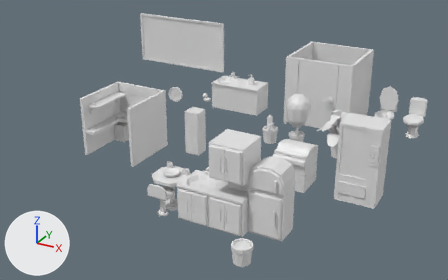
The Blender file Assets/Blender/Office Game Props.blend: old version first, new version second.
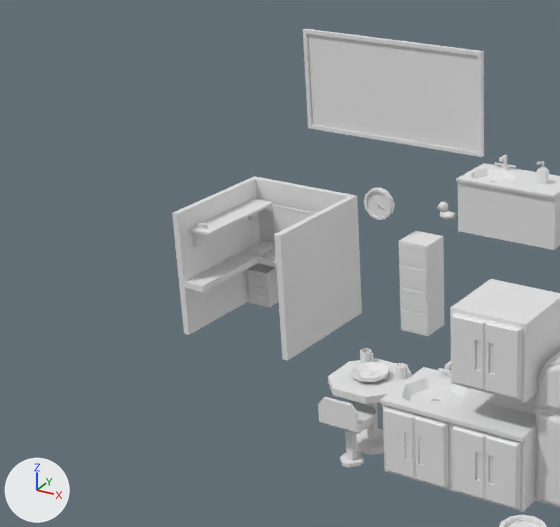
Each version appears first whole from a 50 mm camera at (7.6, -22.9, 17.7) aimed at (-10.9, 10.7, 0.9), and next in a close-up on the part from 0% to 58% of the width and 0% to 87% of the height. The axes (+X, +Y, +Z) are drawn at lower left. The lights are the same throughout.

Objects in the first close-up: 'Bathroom_Counter', 'Bathroom_Mirror', 'Bathroom_Sink', 'Breakroom_Cabinet', 'Breakroom_Counter', 'Breakroom_Fridge', 'Breakroom_Seat', 'Breakroom_Sink', 'Breakroom_Table', 'Computer_Monitor', 'Computer_Tower', 'Cubicle', 'Large_Cabinet_Closed', 'Paper_Pile', 'Shelf', 'Stapler'.
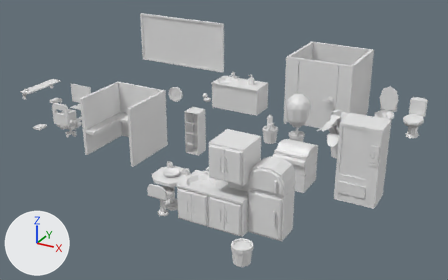
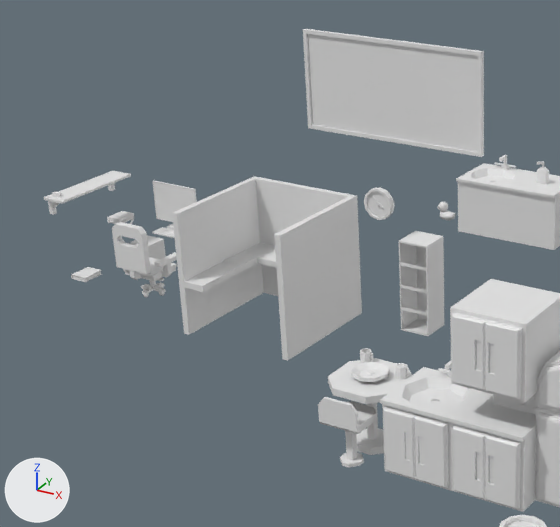
Commit message: few more props

Where the newer file only moved an object's origin or applied its transform, the numbers keep the older frame.

The change in detail:
me_cube_014 is used by ob_large_cabinet_closed; location (-12.7, 10.0, 0.0).
me_cube_014 had 84 vertices, 82 faces and spanned x -0.5..0.5, y -0.52..0.5, z 0.0..3.0.
me_cube_014 now has 36 vertices, 30 faces and spans x -0.5..0.5, y -0.5..0.5, z 0.0..3.0.
Part 1, on me_cube_014:
48 vertices are removed from x -0.46..0.46, y -0.52..-0.5, z 0.06..2.94.
52 faces are deleted.
Mesh me_cube_027 is new.
It has 258 vertices, 211 faces and spans x -0.94..0.94, y -0.92..0.54, z 0.0..2.68.
Mesh me_cube_028 is new.
It has 32 vertices, 30 faces and spans x -0.8..0.8, y -1.0..1.0, z 0.0..0.4.
Object 'Computer_Keyboard' (ob_computer_keyboard) moves from (-17.0, 9.0, 1.8) to (-22.0, 9.0, 1.8).
Object 'Computer_Monitor' (ob_computer_monitor) moves from (-17.0, 9.5, 1.8) to (-22.0, 9.5, 1.8).
Object 'Computer_Tower' (ob_computer_tower) moves from (-18.3, 9.3, 0.0) to (-23.3, 9.3, 0.0).
Object 'Paper_Pile' (ob_paper_pile) moves from (-18.3, 9.2, 1.8) to (-24.3, 9.2, 1.8).
Object 'Stapler' (ob_stapler) moves from (-18.6, 6.7, 3.4) to (-24.6, 6.7, 3.4).
Object 'Shelf' (ob_shelf) moves from (-18.8, 8.0, 3.4) to (-24.8, 8.0, 3.4).
Object 'Office Chair' (ob_office_chair) is new; it shows me_cube_027.
Its location is (-22.0, 8.0, 0.0).
Object 'Book' (ob_book) is new; it shows me_cube_028.
Its location is (-25.0, 8.0, 0.0).
Its scale is (0.4, 0.4, 0.4).

Pixel boxes (x1, y1, x2, y2) of what changed, in the close-ups (560 x 527 px):
'Office Chair', added
    after: (112, 222, 177, 298)
'Shelf', moved
    before: (188, 198, 273, 247)
    after: (44, 171, 131, 215)
'Computer_Monitor', moved
    before: (273, 204, 315, 234)
    after: (153, 181, 197, 230)
'Computer_Tower', moved
    before: (247, 263, 279, 307)
    after: (130, 235, 166, 260)
'Paper_Pile', moved
    before: (247, 241, 275, 256)
    after: (107, 211, 134, 224)
'Book', added
    after: (71, 267, 102, 282)
'Computer_Keyboard', moved (not visible before)
    after: (152, 227, 175, 238)
'Stapler', moved
    before: (196, 222, 208, 229)
    after: (52, 192, 63, 198)
part 1 of me_cube_014, deleted
    before: (399, 243, 427, 335)
